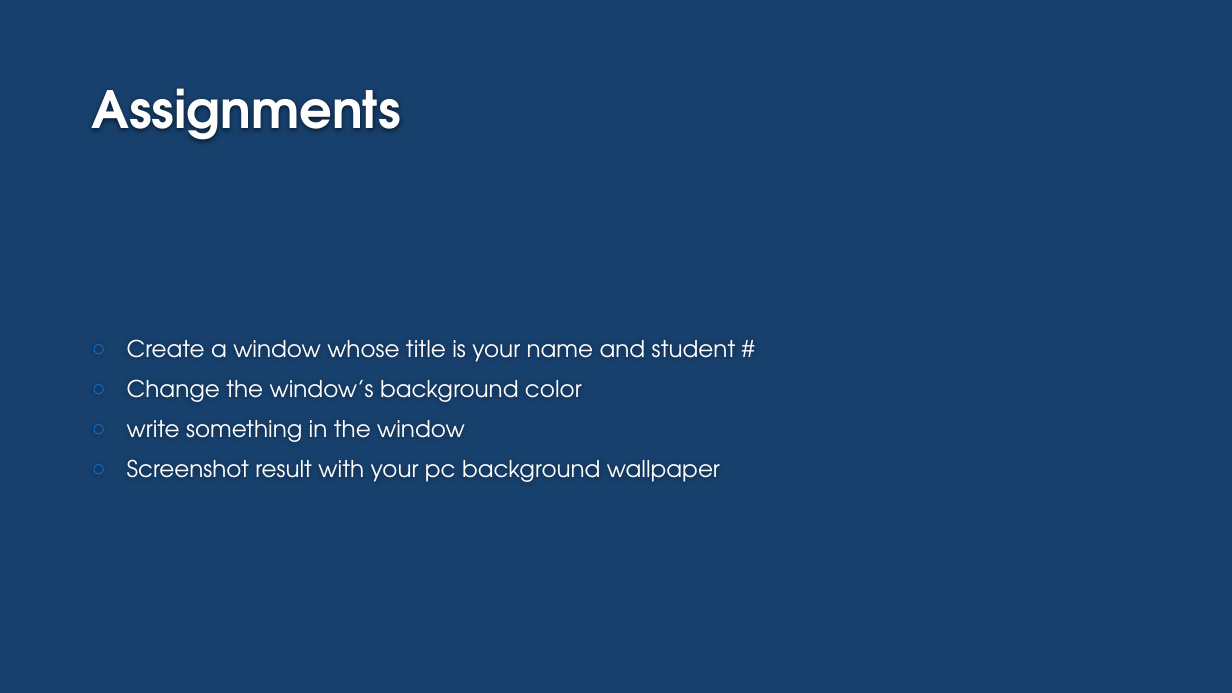
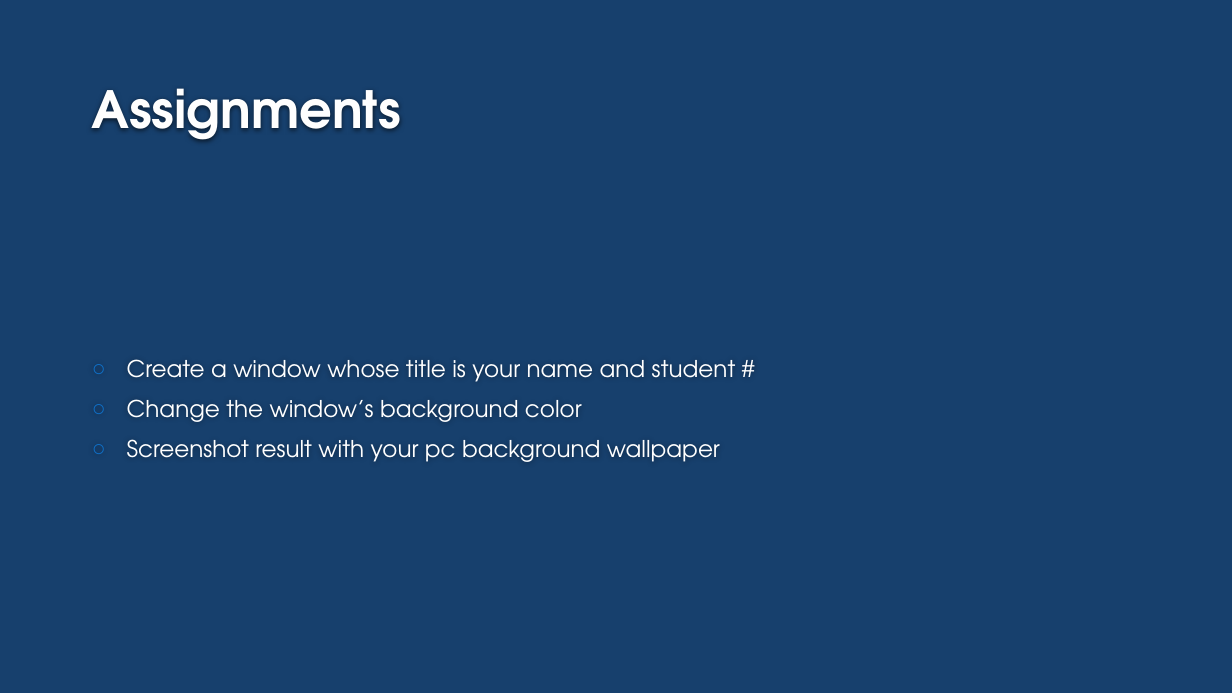
Before and after one commit to Michael-qinzhen/CSE4001, a slide deck: slide 10 of Lab/Lab 1.pptx. Drawn at 1232x693 pixels with LibreOffice and Linux fonts; fonts in the diff are those of the drawing; background and template pictures are left out. Boxes give left, top, right and bottom in pixels: in the first picture for what was removed or moved away, otherwise in the second. Text is boxed around its words. In the diff, an @@ line names an element or a change of style, - is before the commit and + after.

Commit message:
Update Assignment 1

```diff
--- a/Lab/Lab 1.pptx
+++ b/Lab/Lab 1.pptx
@@ text at box(127, 420, 465, 442): paragraph removed @@
-○ write something in the window
```
Also in this commit, not shown: 1 other file.
